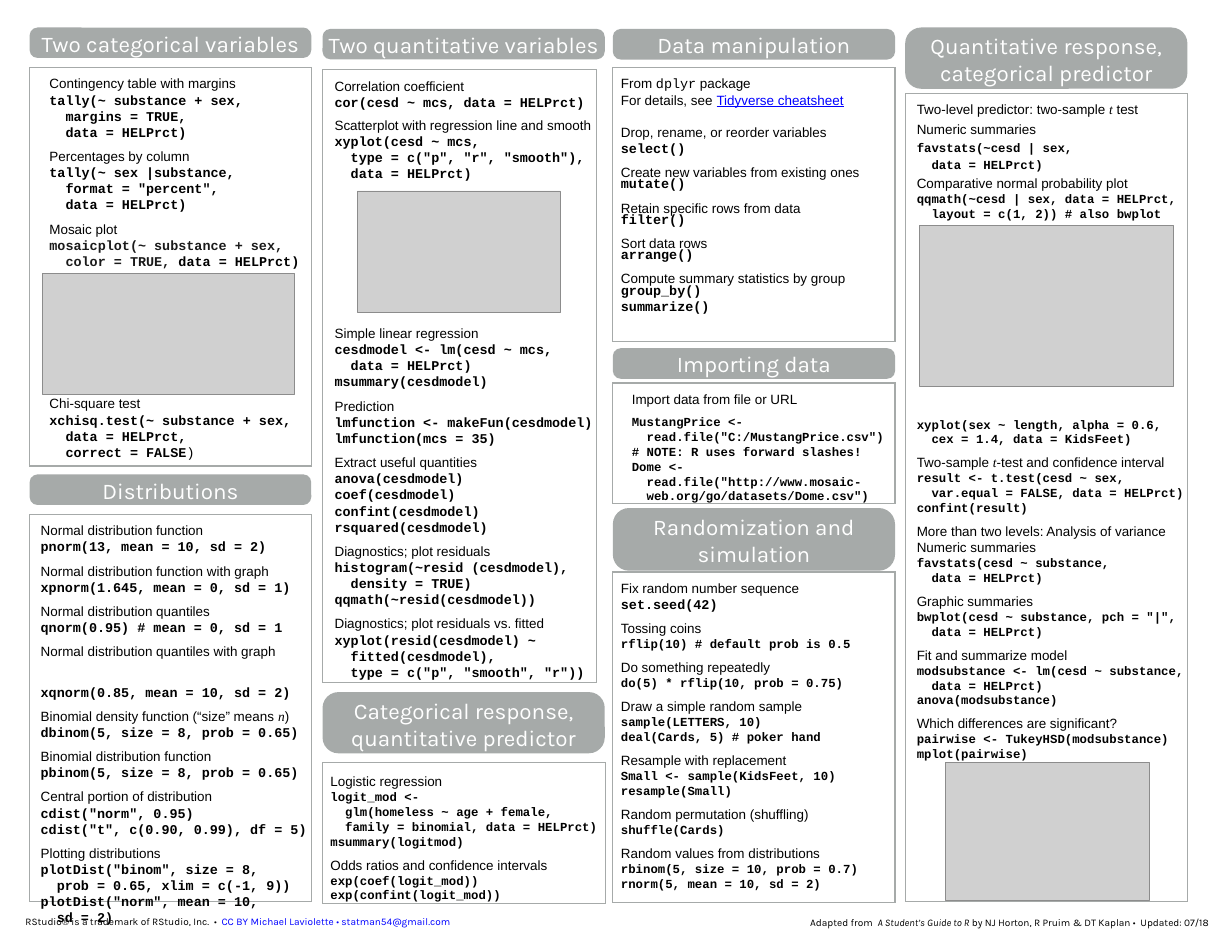
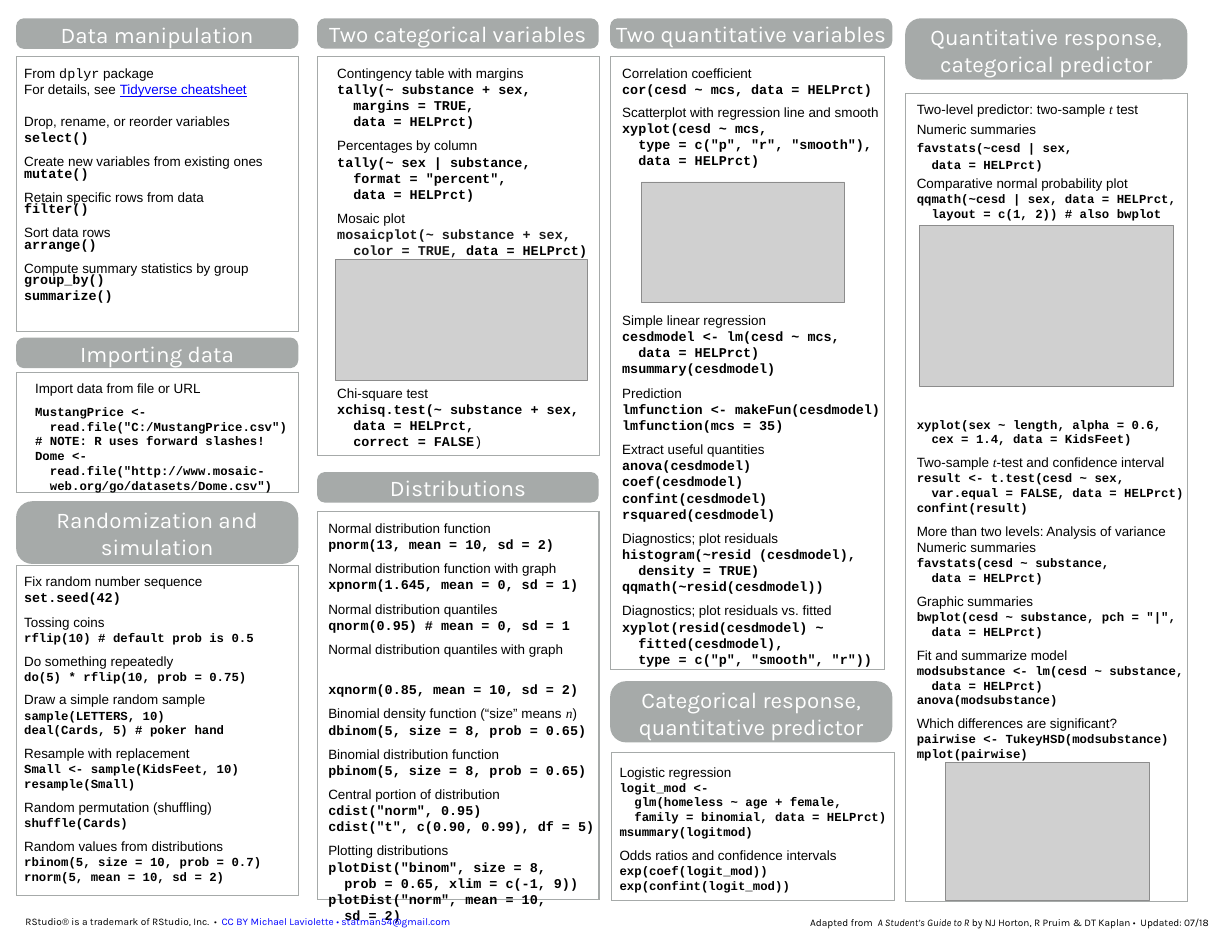
Before and after one commit to mlaviolet/Mosaic-cheatsheets, a slide deck: slide 2 of mosaic-cheatsheet-lattice.pptx. Drawn at 1232x952 pixels with LibreOffice and Linux fonts; fonts in the diff are those of the drawing; grey boxes stand for pictures. Boxes give left, top, right and bottom in pixels: in the first picture for what was removed or moved away, otherwise in the second. Text is boxed around its words. In the diff, an @@ line names an element or a change of style, - is before the commit and + after.

```diff
--- a/mosaic-cheatsheet-lattice.pptx
+++ b/mosaic-cheatsheet-lattice.pptx
@@ rounded rectangle "Quantitative response,": place and size @@
-rounded rectangle "Quantitative response," at box(905, 27, 1188, 89)
+rounded rectangle "Quantitative response," at box(905, 19, 1188, 80)
@@ rectangle "Contingency table with margins": place and size @@
-rectangle "Contingency table with margins" at box(29, 68, 311, 466)
+rectangle "Contingency table with margins" at box(317, 56, 599, 455)
@@ rectangle "Correlation coefficient": place and size @@
-rectangle "Correlation coefficient" at box(323, 70, 597, 683)
+rectangle "Correlation coefficient" at box(610, 56, 884, 669)
@@ text in rectangle at box(337, 157, 531, 170): spaces changed @@
-tally(~ sex |substance,
+tally(~ sex | substance,
@@ picture: place and size @@
-picture at box(43, 273, 294, 394)
+picture at box(335, 260, 587, 381)
@@ 2 rectangles, 2 rounded rectangles: place and size @@
-2 rectangles, 2 rounded rectangles at box(613, 29, 895, 503)
+2 rectangles, 2 rounded rectangles at box(16, 19, 298, 493)
@@ rounded rectangle "Distributions": place and size @@
-rounded rectangle "Distributions" at box(30, 474, 311, 505)
+rounded rectangle "Distributions" at box(317, 472, 598, 502)
@@ rounded rectangle "Randomization and": place and size @@
-rounded rectangle "Randomization and" at box(613, 508, 895, 571)
+rounded rectangle "Randomization and" at box(16, 502, 298, 564)
@@ rectangle "Normal distribution function": place and size @@
-rectangle "Normal distribution function" at box(30, 514, 312, 901)
+rectangle "Normal distribution function" at box(317, 512, 599, 899)
@@ rectangle "Fix random number sequence": place and size @@
-rectangle "Fix random number sequence" at box(613, 572, 895, 901)
+rectangle "Fix random number sequence" at box(16, 565, 298, 895)
@@ 3 rounded rectangles, 1 picture: place and size @@
-3 rounded rectangles, 1 picture at box(30, 27, 605, 753)
+3 rounded rectangles, 1 picture at box(317, 19, 893, 743)
@@ rectangle "Logistic regression": place and size @@
-rectangle "Logistic regression" at box(323, 762, 606, 903)
+rectangle "Logistic regression" at box(612, 752, 895, 901)
```
Also in this commit, not shown: 3 other files.
